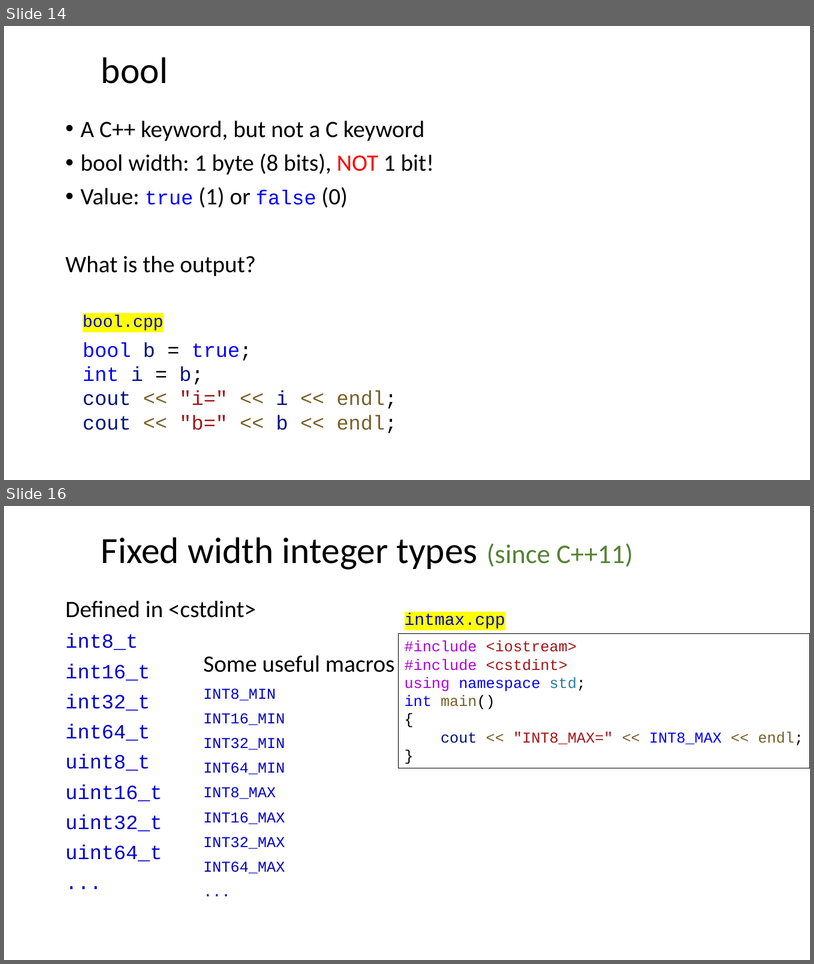
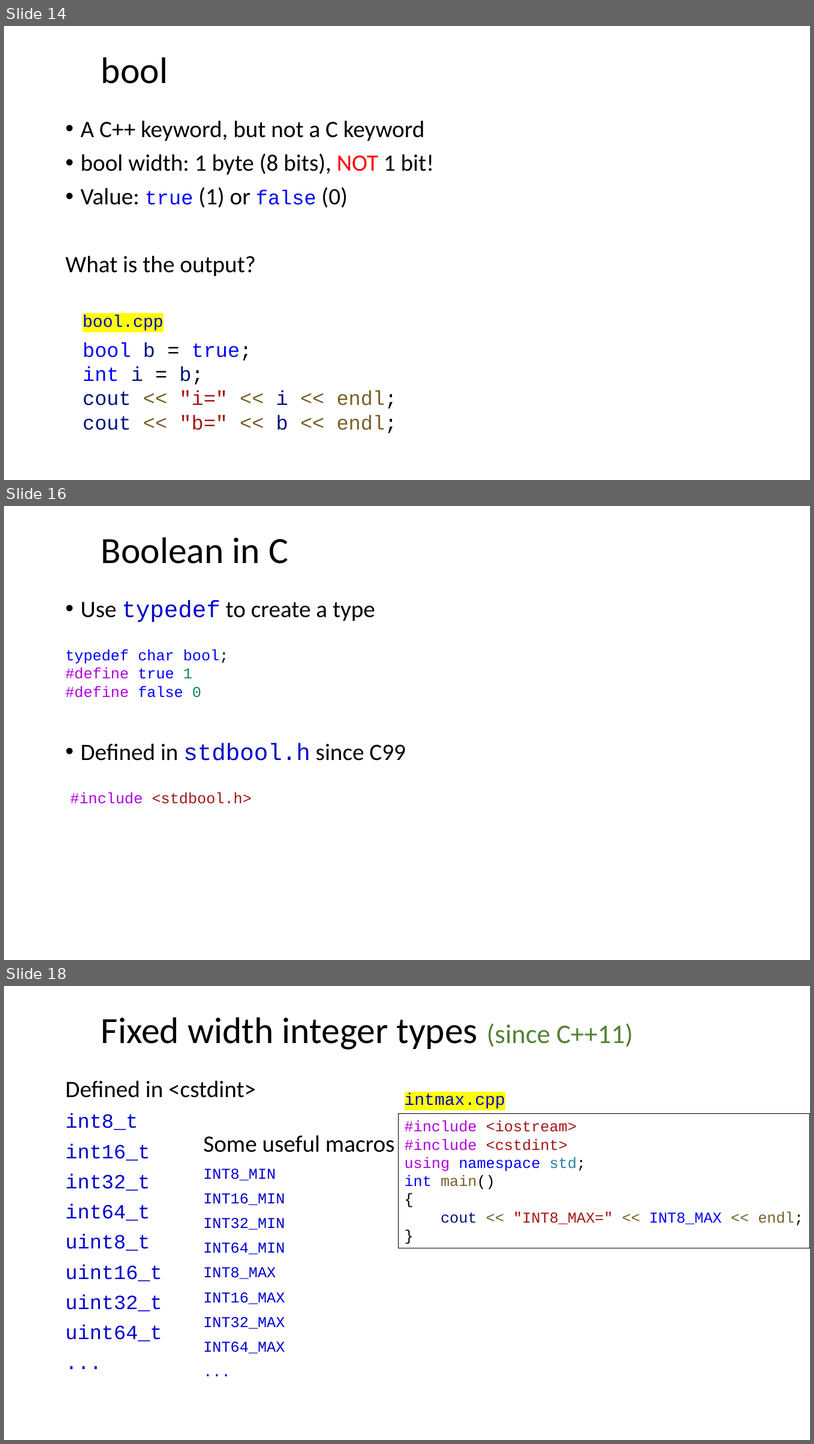
Before and after one commit to dayekuaipao/CPPLearning, a slide deck: week02/Lecture02.pptx. Shown one above the other, each under a label of ours: slides 14 and 16 before the commit, slides 14, 16 and 18 after it; the slides between them are not shown. The pictures are 814x964 and 814x1444 pixels, drawn with LibreOffice and Linux fonts; fonts in the diff are those of the drawing; background and template pictures are left out. Boxes give left, top, right and bottom in pixels: in the first picture for what was removed or moved away, otherwise in the second. Text is boxed around its words. In the diff, an @@ line names an element or a change of style, - is before the commit and + after.

```diff
--- a/week02/Lecture02.pptx
+++ b/week02/Lecture02.pptx
@@ slide 16 added at (x1=4, y1=506, x2=810, y2=960), background #FFFFFF @@
@@ title added at (x1=101, y1=537, x2=288, y2=564), 44 pt, text #000000 @@
+Boolean in C
@@ text added at (x1=81, y1=600, x2=375, y2=622), 28 pt, text #000000 @@
+• Use typedef to create a type
@@ text added at (x1=65, y1=649, x2=229, y2=697), 18 pt, text #0000FF @@
+typedef char bool;
+#define true 1
+#define false 0
@@ text added at (x1=81, y1=742, x2=405, y2=760), 28 pt, text #000000 @@
+• Defined in stdbool.h since C99
@@ text added at (x1=70, y1=792, x2=252, y2=804), 18 pt, text #A31515 @@
+#include <stdbool.h>
@@ what was slide 16 is now slide 18 @@
```
Also in this commit, not shown: 7 slides changed, 1 other slide added, 2 other files.
